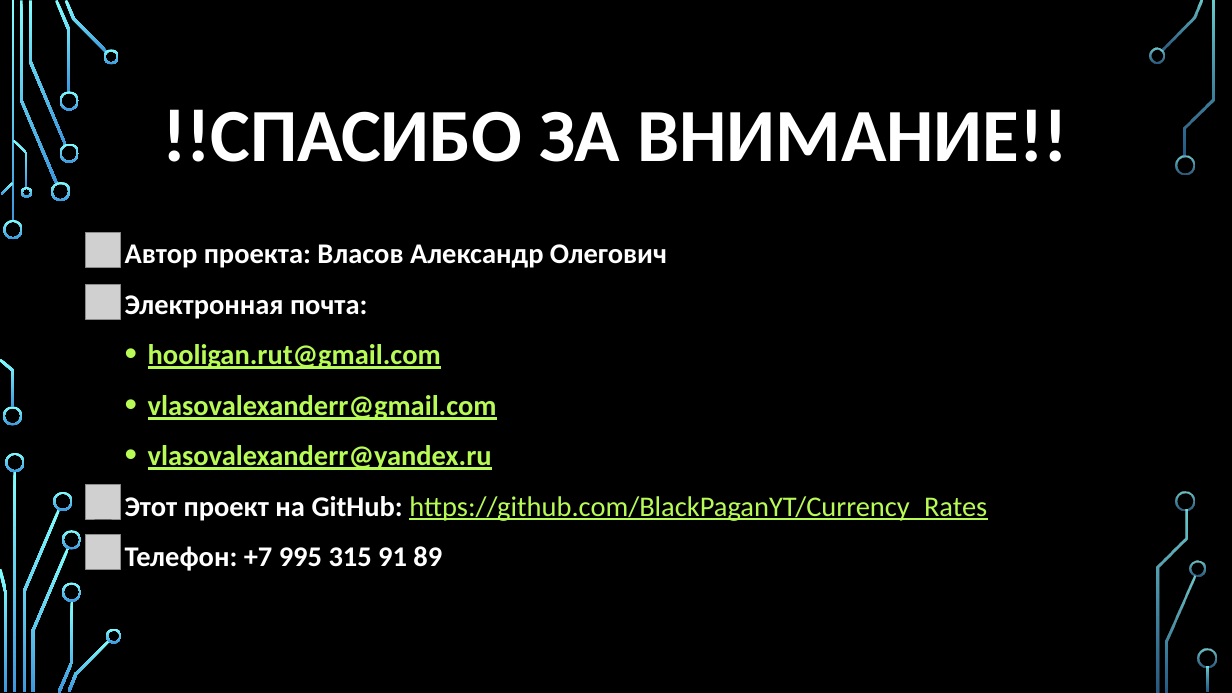
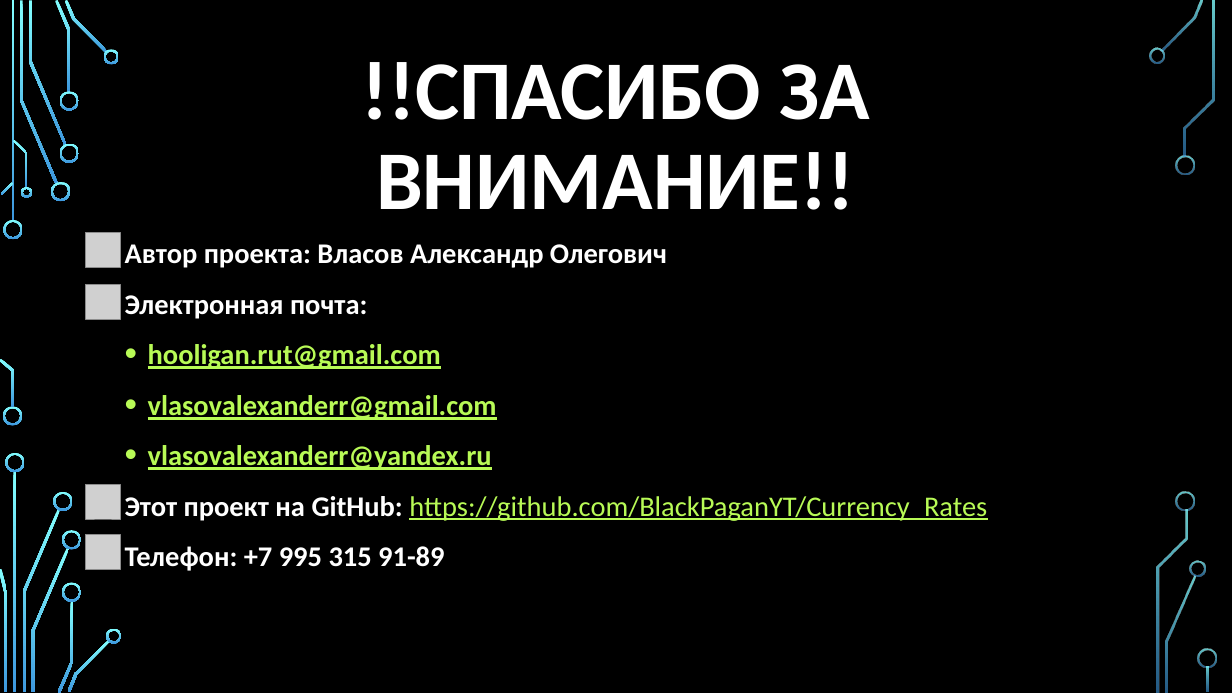
Before and after one commit to BlackPaganYT/Currency_Rates, a slide deck: slide 13 of Конвентатор валют.pptx (slide 15 before the commit). Drawn at 1232x693 pixels with LibreOffice and Linux fonts; fonts in the diff are those of the drawing; grey boxes stand for pictures; background and template pictures are left out. Boxes give left, top, right and bottom in pixels: in the first picture for what was removed or moved away, otherwise in the second. Text is boxed around its words. In the diff, an @@ line names an element or a change of style, - is before the commit and + after.

```diff
--- a/Конвентатор валют.pptx
+++ b/Конвентатор валют.pptx
@@ title "!!СПАСИБО ЗА ВНИМАНИЕ!!" at bbox=[361, 62, 870, 210]: size 58.5 to 65 pt @@
@@ text at bbox=[125, 546, 444, 571]: text changed @@
-Телефон: +7 995 315 91 89
+Телефон: +7 995 315 91-89
```
Also in this commit, not shown: 1 other slide changed, 2 slides added, 4 slides removed.
